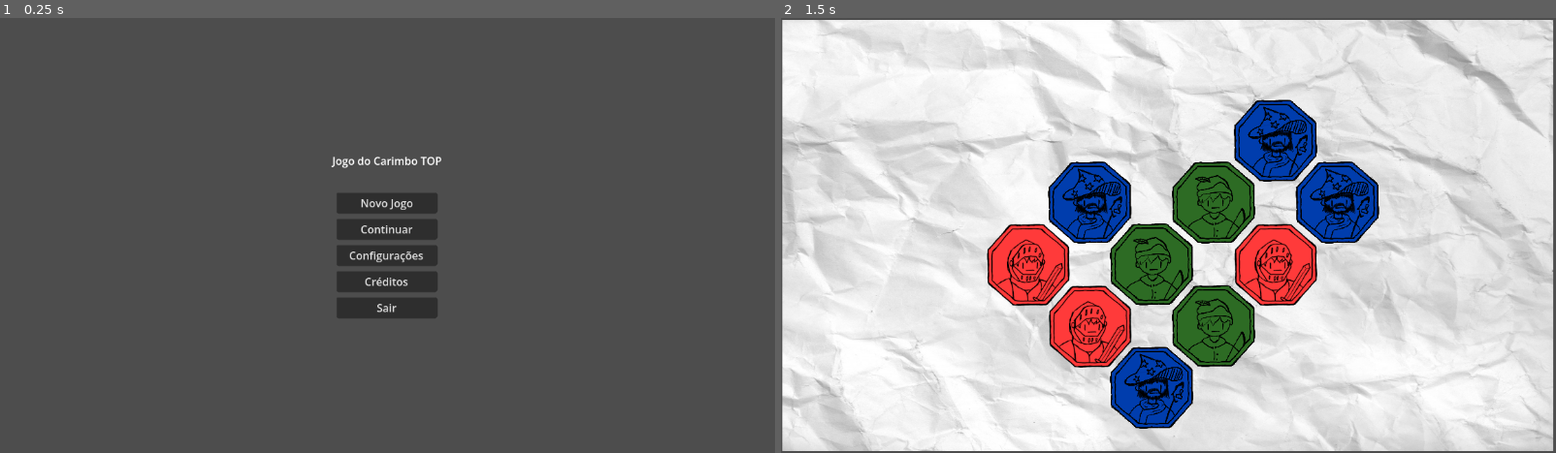
Above: before the commit, frames 1-2 (left to right).
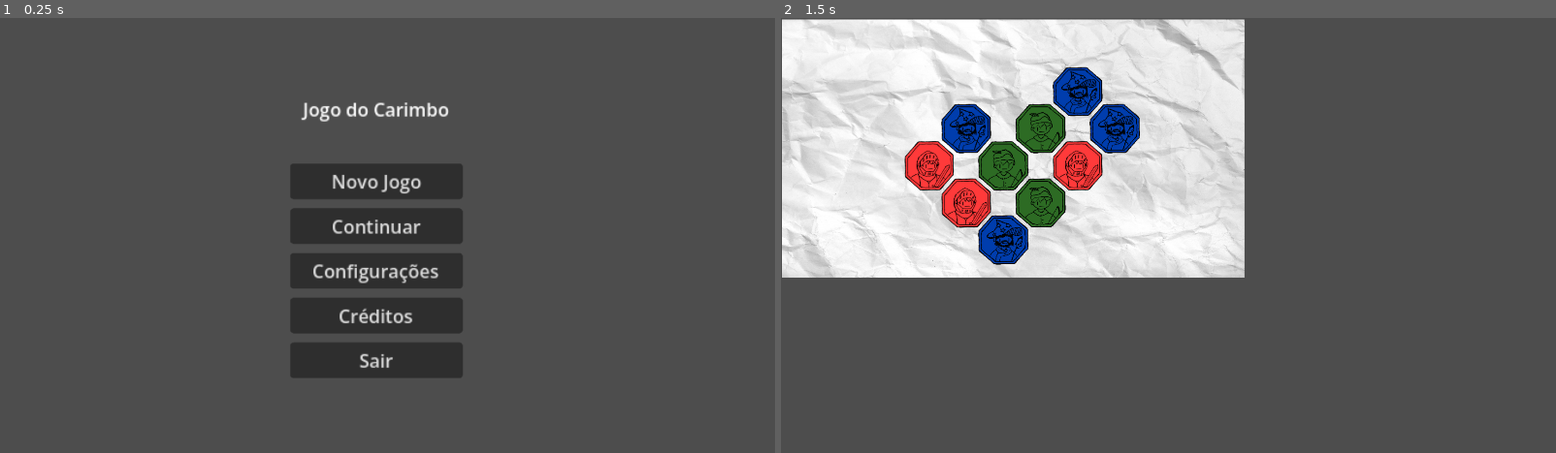
Above: after the commit, the same moments.

Repository: Samir-pmw/felpo_jam
Game: Godot game, scene res://scenes/menu/menu.tscn
Same seed, same stepped clock (60 frames per second), same inputs: the game is played once before the commit and once after it.
Inputs:
- Up to frame 1 (0.25 s): no input
- Up to frame 2 (1.5 s): click "Continuar" at 0.5 s; tap Enter at 1.25 s

The runs differ from the first frame. In frame 1, 7.7% of the frame differs, in the area x 37-60%, y 19-83%; in frame 2, 80%, in the area x 0-100%, y 0-100%.

Commit message:
Modificada resolução+projeto mobile para avançado

Diff:
--- a/source/project.godot
+++ b/source/project.godot
@@ -15,6 +15,16 @@
 config/features=PackedStringArray("4.6", "Mobile")
 config/icon="res://icon.svg"
 
+[display]
+
+window/size/viewport_width=1920
+window/size/viewport_height=1080
+window/size/mode=3
+
+[dotnet]
+
+project/assembly_name="source"
+
 [physics]
 
 3d/physics_engine="Jolt Physics"
@@ -22,6 +32,5 @@
 [rendering]
 
 rendering_device/driver.windows="d3d12"
-renderer/rendering_method="mobile"
 2d/snap/snap_2d_transforms_to_pixel=true
 2d/snap/snap_2d_vertices_to_pixel=true
--- a/source/scenes/menu/menu.tscn
+++ b/source/scenes/menu/menu.tscn
@@ -11,64 +11,62 @@
 grow_vertical = 2
 script = ExtResource("1_klgdb")
 
-[node name="CenterContainer" type="CenterContainer" parent="." unique_id=1729330666]
-layout_mode = 1
-anchors_preset = 15
-anchor_right = 1.0
-anchor_bottom = 1.0
-grow_horizontal = 2
-grow_vertical = 2
-
-[node name="VBoxContainer" type="VBoxContainer" parent="CenterContainer" unique_id=1214448477]
-layout_mode = 2
+[node name="VBoxContainer" type="VBoxContainer" parent="." unique_id=1214448477]
+layout_mode = 0
+offset_left = 856.00006
+offset_top = 424.00003
+offset_right = 1006.00006
+offset_bottom = 670.00006
+scale = Vector2(2.847789, 2.847789)
+pivot_offset = Vector2(74.32, 124.945)
 theme_override_constants/separation = 8
 
-[node name="Label" type="Label" parent="CenterContainer/VBoxContainer" unique_id=574482646]
+[node name="Label" type="Label" parent="VBoxContainer" unique_id=574482646]
 layout_mode = 2
-text = "Jogo do Carimbo TOP"
+text = "Jogo do Carimbo"
 horizontal_alignment = 1
 
-[node name="Control" type="Control" parent="CenterContainer/VBoxContainer" unique_id=1270301458]
+[node name="Control" type="Control" parent="VBoxContainer" unique_id=1270301458]
 custom_minimum_size = Vector2(0, 20)
 layout_mode = 2
 
-[node name="NewGame" type="Button" parent="CenterContainer/VBoxContainer" unique_id=1574117391]
+[node name="NewGame" type="Button" parent="VBoxContainer" unique_id=1574117391]
 custom_minimum_size = Vector2(150, 0)
 layout_mode = 2
 size_flags_horizontal = 4
 size_flags_vertical = 4
 text = "Novo Jogo"
 
-[node name="Load" type="Button" parent="CenterContainer/VBoxContainer" unique_id=1190427984]
+[node name="Load" type="Button" parent="VBoxContainer" unique_id=1190427984]
 custom_minimum_size = Vector2(150, 0)
 layout_mode = 2
 size_flags_horizontal = 4
 size_flags_vertical = 4
 text = "Continuar"
 
-[node name="Config" type="Button" parent="CenterContainer/VBoxContainer" unique_id=1180962990]
+[node name="Config" type="Button" parent="VBoxContainer" unique_id=1180962990]
 custom_minimum_size = Vector2(150, 0)
 layout_mode = 2
 size_flags_horizontal = 4
 size_flags_vertical = 4
 text = "Configurações"
 
-[node name="Credits" type="Button" parent="CenterContainer/VBoxContainer" unique_id=1098548449]
+[node name="Credits" type="Button" parent="VBoxContainer" unique_id=1098548449]
 custom_minimum_size = Vector2(150, 0)
 layout_mode = 2
 size_flags_horizontal = 4
 size_flags_vertical = 4
 text = "Créditos"
 
-[node name="Quit" type="Button" parent="CenterContainer/VBoxContainer" unique_id=1862023595]
+[node name="Quit" type="Button" parent="VBoxContainer" unique_id=1862023595]
 custom_minimum_size = Vector2(150, 0)
 layout_mode = 2
 size_flags_horizontal = 4
 size_flags_vertical = 4
 text = "Sair"
 
-[connection signal="pressed" from="CenterContainer/VBoxContainer/NewGame" to="." method="_on_new_game_pressed"]
-[connection signal="pressed" from="CenterContainer/VBoxContainer/Load" to="." method="_on_load_pressed"]
-[connection signal="pressed" from="CenterContainer/VBoxContainer/Config" to="." method="_on_config_pressed"]
-[connection signal="pressed" from="CenterContainer/VBoxContainer/Credits" to="." method="_on_credits_pressed"]
-[connection signal="pressed" from="CenterContainer/VBoxContainer/Quit" to="." method="_on_quit_pressed"]
+[connection signal="pressed" from="VBoxContainer/NewGame" to="." method="_on_new_game_pressed"]
+[connection signal="pressed" from="VBoxContainer/Load" to="." method="_on_load_pressed"]
+[connection signal="pressed" from="VBoxContainer/Config" to="." method="_on_config_pressed"]
+[connection signal="pressed" from="VBoxContainer/Credits" to="." method="_on_credits_pressed"]
+[connection signal="pressed" from="VBoxContainer/Quit" to="." method="_on_quit_pressed"]
